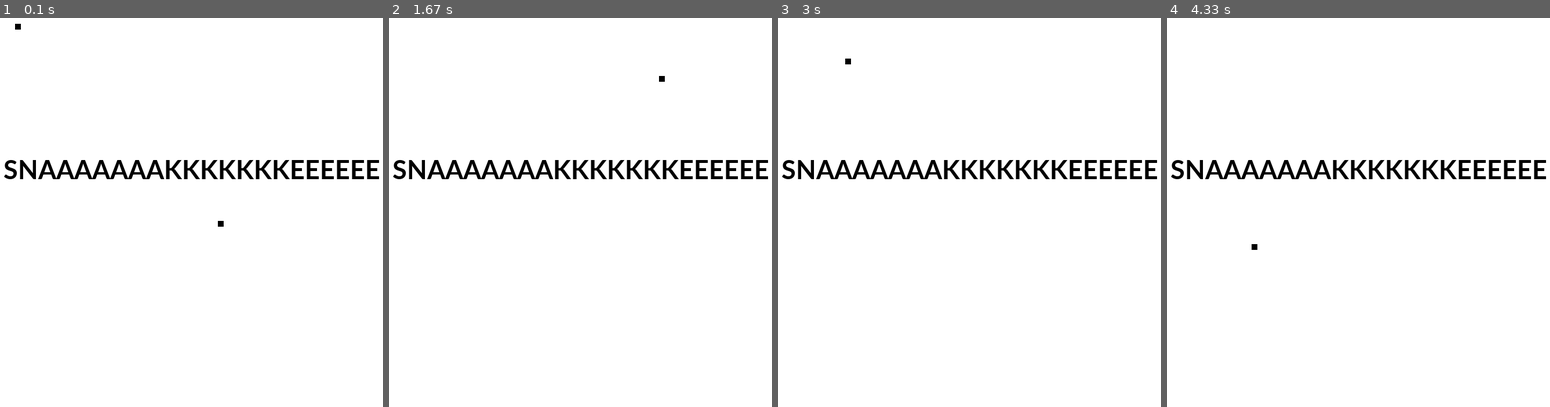
Above: before the commit, frames 1-4 (left to right).
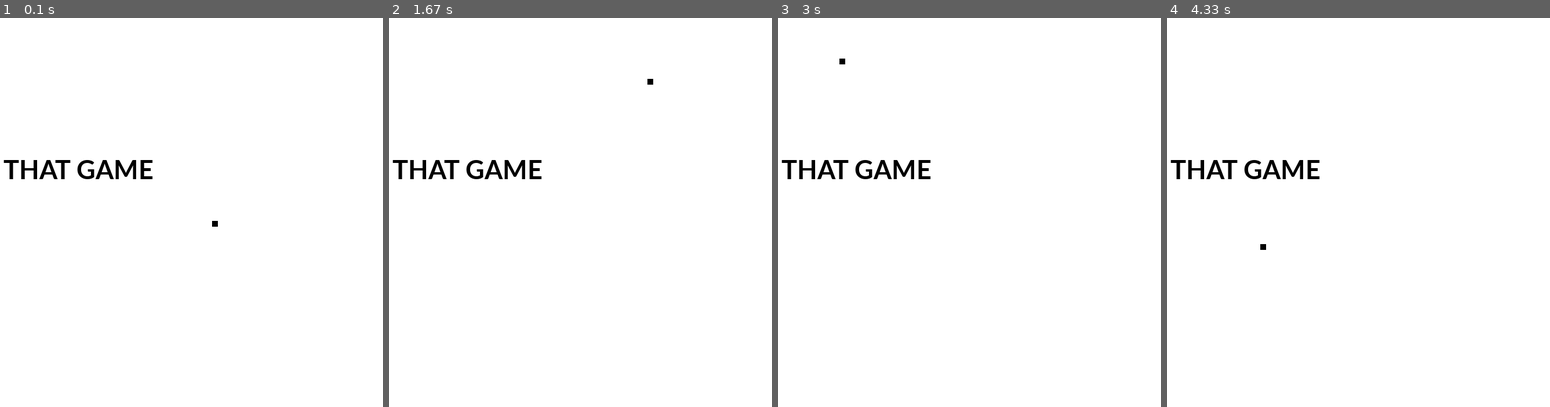
Above: after the commit, the same moments.

Repository: Nat1405/pythonic-pygames
Game: pygame game, started from firstgame.py
The game is run twice, just before and just after one commit, with the same random seed, the same clock (stepped at 60 frames per second) and the same inputs. The source is Python 2; it was converted automatically to run under Python 3.
Inputs:
- Up to frame 1 (0.1 s): no input
- Up to frame 2 (1.67 s): hold Right 0.33-0.8 s; hold Up 0.83-1.13 s; hold Right 1.17-1.63 s
- Up to frame 3 (3 s): hold Left 1.67-2.2 s; hold Down 2.23-2.53 s; hold Left 2.57-2.97 s
- Up to frame 4 (4.33 s): hold Up 3-3.37 s; hold Right 3.4-4.03 s; hold Down from 4.07 s (still down)

The runs differ from the first frame. In frame 1, 2.4% of the frame differs, in the area x 0-100%, y 1-54%; in frame 2, 2.4%; in frame 3, 2.4%; in frame 4, 2.4%.

Commit message:
Finished object implementation of box. Todo: create multiple box objects. Possible: move movement logic inside each object.

Diff:
--- a/firstgame.py
+++ b/firstgame.py
@@ -50,7 +50,7 @@
 y_direction_movement = 1
 
 #Create new box objects
-box_2 = mymodule.Box(10,10,screen)
+box_2 = mymodule.Box(x_pos,y_pos,screen)
 
 
 
@@ -106,15 +106,10 @@
 	text = font.render(mymodule.game_title, True, BLACK)
 	screen.blit(text, [40, int((1.0/3)*(y_window_size))])
 
-	#draw a rectangular grid
-	for i in range(size_grid):
-		for k in range(size_grid):
-			pygame.draw.rect(screen, BLACK, (x_pos,y_pos,10,10))
-
 	#Update the instance variables of the box_2 object
 
 	box_2.draw(size_grid)
-	box_2.move(x_velocity)
+	box_2.move(x_velocity, x_direction_movement, y_velocity, y_direction_movement)
 
 	# --- Go ahead and update the screen with what we've drawn.
 	pygame.display.flip()
--- a/mymodule.py
+++ b/mymodule.py
@@ -1,14 +1,19 @@
 # This is a simple box object to move around the screen.
 
 import pygame
-game_title = "SNAAAAAAAKKKKKKKEEEEEE"
+game_title = "THAT GAME"
 
 class Box(object):
 
     def __init__(self, x, y, screen):
         self.x_pos = x
         self.y_pos = y
+
+        self.x_direction_movement = 1
+        self.y_direction_movement = 1
+
         self.screen = screen
+
         self.BLACK = ( 0, 0, 0)
         self.WHITE = ( 255, 255, 255)
         self.GREEN = ( 0, 255, 0)
@@ -22,5 +27,6 @@
     			pygame.draw.rect(self.screen, self.BLACK, (self.x_pos,self.y_pos,10,10))
 
     #Method to move object around
-    def move(self, x_velocity):
-        self.x_pos += x_velocity
+    def move(self, x_velocity, x_direction_movement, y_velocity, y_direction_movement):
+        self.x_pos += x_velocity*x_direction_movement
+        self.y_pos += y_velocity*y_direction_movement
Not shown, changed: mymodule.pyc
